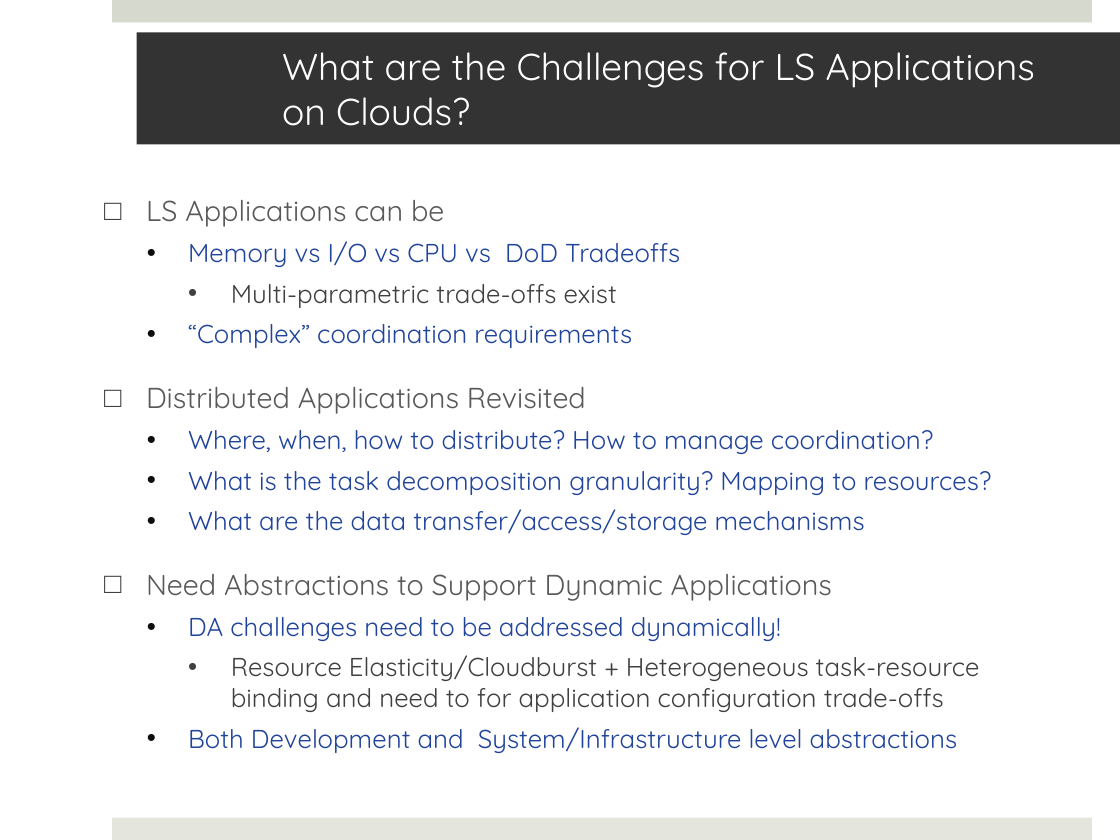
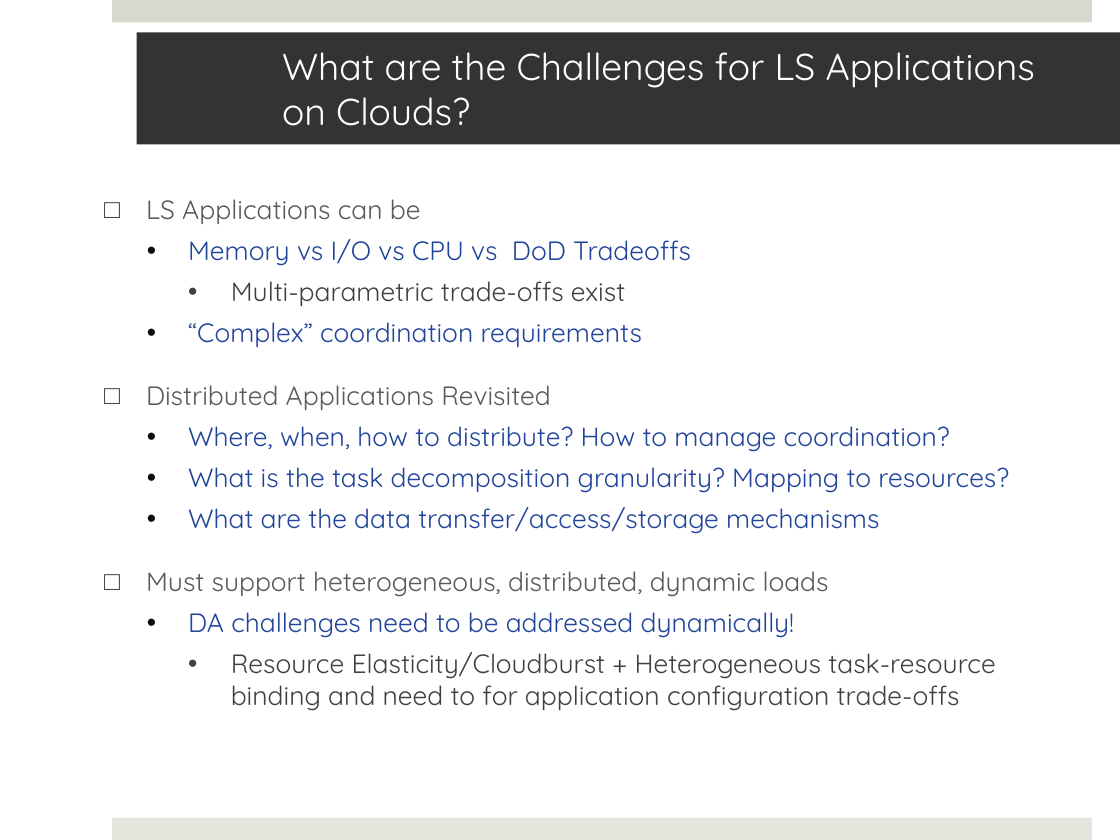
Before and after one commit to saga-project/saga-cpp-legacy-projects, a slide deck: slide 12 of saga-talks/abstractions_for_ls-microsoft.pptx. Drawn at 1120x840 pixels with LibreOffice and Linux fonts; fonts in the diff are those of the drawing; background and template pictures are left out. Boxes give left, top, right and bottom in pixels: in the first picture for what was removed or moved away, otherwise in the second. Text is boxed around its words. In the diff, an @@ line names an element or a change of style, - is before the commit and + after.

```diff
--- a/saga-talks/abstractions_for_ls-microsoft.pptx
+++ b/saga-talks/abstractions_for_ls-microsoft.pptx
@@ text at (146,199,1009,711): size 18.5 to 17 pt in "LS Applications can be", "Distributed Applications Revisited"; size 16.6 to 17 pt in "Memory vs I/O vs CPU vs DoD ...", "Multi-parametric trade-offs exist", "“Complex” coordination requirements", "Where, when, how to distribute? How to ..." and 4 more places @@
@@ text at (146,571,829,597): text changed; size 18.5 to 17 pt @@
-□ Need Abstractions to Support Dynamic Applications
+□ Must support heterogeneous, distributed, dynamic loads
@@ text at (188,727,958,753): paragraph removed @@
-  • Both Development and System/Infrastructure level abstractions
```
Also in this commit, not shown: 10 other slides changed.
